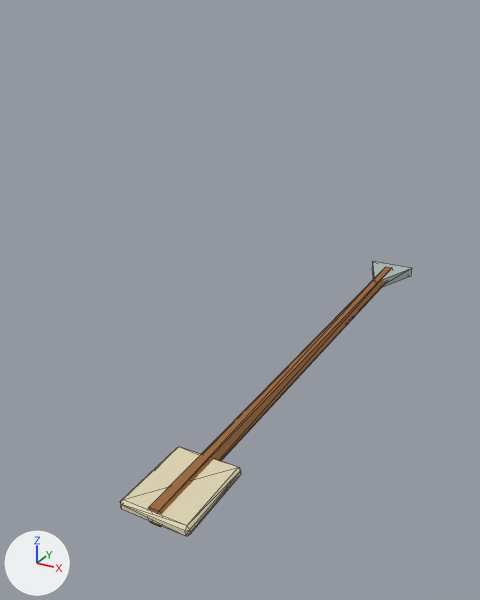
An edit to the glTF model assets/models/units/archer/Arrow.glb, drawn before and after from the same camera.
One viewpoint serves both versions: a 50 mm camera at (0.377, -0.394, 0.112) aimed at (-0.079, 0.435, -0.303). Every picture has the same lights, and +X, +Y and +Z are marked at lower left. The first picture is the older version. Mesh edges are drawn as thin lines. Vertices at exactly the same position are counted once.

The first picture shows 'Sculpture'.
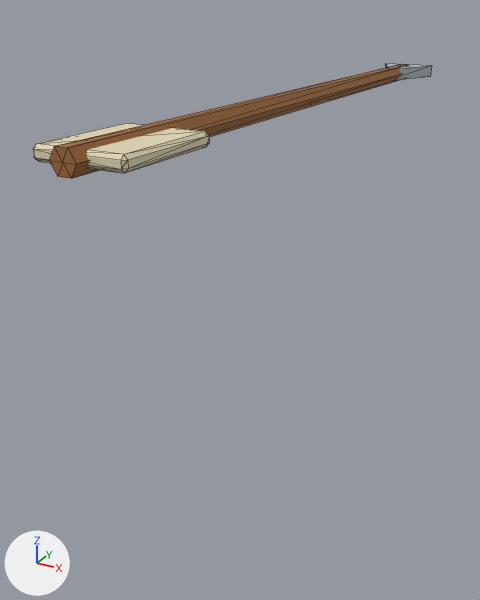
What differs and where, as boxes [x1, y1, x2, y2] in the pictures (480 x 600 px; the box of a moved part takes in the faces that stretch with it):
```json
{"object": "Sculpture", "change": "reshaped", "before": [120, 262, 412, 536], "after": [33, 64, 432, 178], "on screen": "37% wider, 58% shorter"}
{"part": 1, "of": "me_sculpture", "change": "moved or reshaped", "before": [120, 447, 241, 536], "after": [33, 124, 209, 173]}
{"part": 2, "of": "me_sculpture", "change": "moved or reshaped", "before": [372, 262, 412, 287], "after": [385, 64, 432, 80]}
{"part": 3, "of": "me_sculpture", "change": "moved or reshaped", "before": [148, 507, 161, 527], "after": [50, 146, 76, 178]}
{"part": 4, "of": "me_sculpture", "change": "moved or reshaped", "before": [150, 267, 392, 527], "after": [57, 64, 409, 178]}
```

Edits to the scene script, one JSON object a line:
```json
{"block": "me_sculpture", "where": "# used by ob_sculpture; location = (0.0, 0.0, 0.0)"}
{"op": "remove", "block": "me_sculpture", "code": "me_sculpture.from_pydata(...)  # 44 vertices, 76 faces; spans x -0.06..0.04, y 0.095..1.035, z -0.452..-0.428"}
{"op": "add", "block": "me_sculpture", "code": "me_sculpture.from_pydata(...)  # 44 vertices, 76 faces; spans x -0.05..0.05, y 0.0..0.975, z -0.012..0.012"}
{"block": "me_sculpture", "change": "me_sculpture part 1: the loose piece of 24 vertices spanning x -0.06..0.04, y 0.095..0.225, z -0.447..-0.433 is moved by (0.01, -0.08, 0.44)"}
{"block": "me_sculpture", "change": "me_sculpture part 2: the loose piece of 6 vertices spanning x -0.056..0.036, y 0.915..1.035, z -0.45..-0.43 is moved by (0.01, -0.06, 0.44)"}
{"block": "me_sculpture", "change": "me_sculpture part 3: all 7 vertices in x -0.024..0.004, y 0.1, z -0.452..-0.428 are moved by (0.01, -0.1, 0.44)"}
{"block": "me_sculpture", "change": "me_sculpture part 4: all 7 vertices in x -0.024..0.004, y 1.01, z -0.452..-0.428 are moved by (0.01, -0.06, 0.44)"}
```
